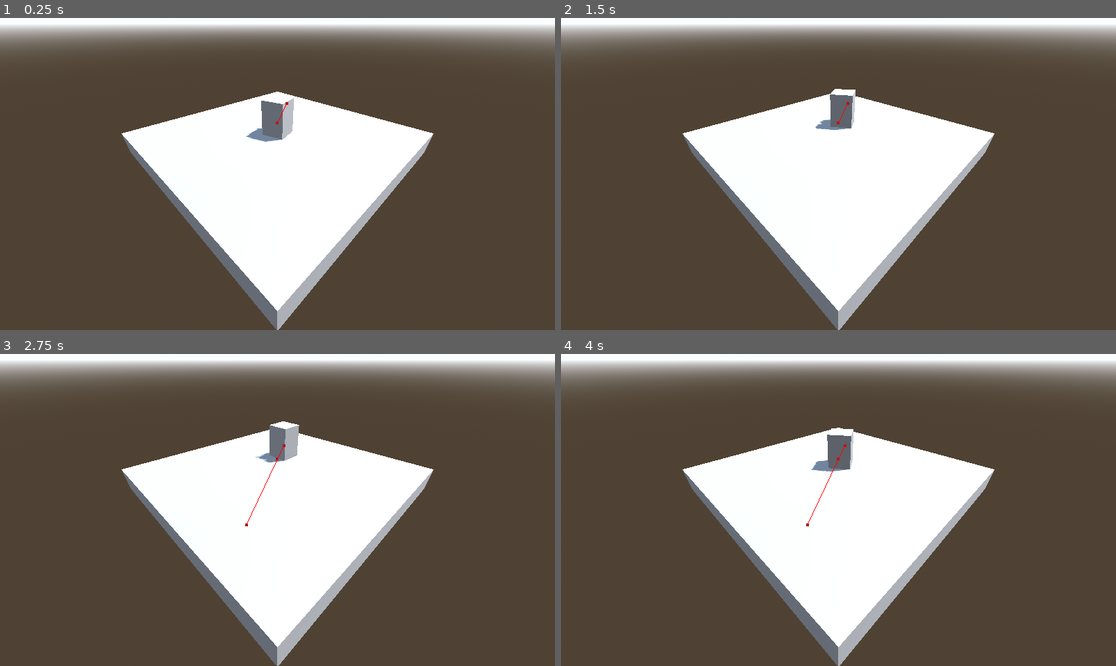
Above: before the commit, frames 1-4 (two rows, left to right).
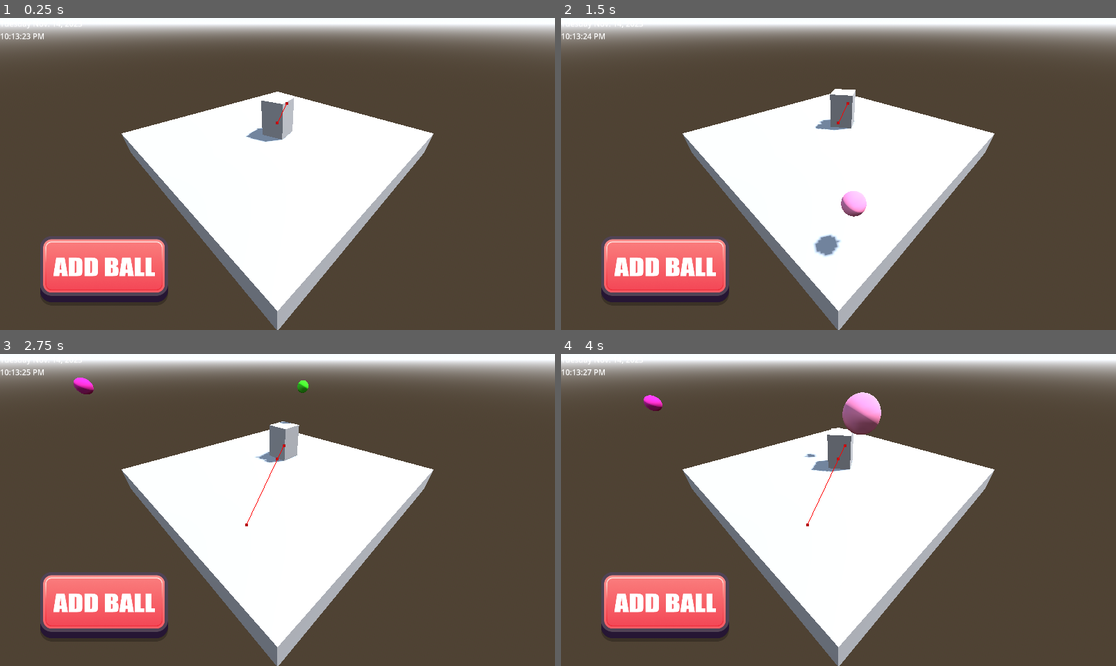
Above: after the commit, the same moments.

Repository: pinklemonadessw/PalPlanner
Game: Godot game, scene res://NavAlpha.tscn
Same seed, same stepped clock (60 frames per second), same inputs: the game is played once before the commit and once after it.
Inputs (mouse positions are in pixels of both pictures, inside the frame that each line leads up to):
- Up to frame 1 (0.25 s): no input
- Up to frame 2 (1.5 s): click (666, 270) at 0.52 s; click (666, 270) at 1.27 s
- Up to frame 3 (2.75 s): click (105, 606) at 2.02 s
- Up to frame 4 (4 s): no input

The runs differ from the first frame. In frame 1, 4.9% of the frame differs, in the area x 0-31%, y 2-92%; in frame 2, 5.4%; in frame 3, 5.1%; in frame 4, 5.7%, in the area x 0-58%, y 2-92%.

Commit message:
VERSION BALL (v.0.0BALL)
testing physics, will likely remove due to pathing issues

Diff:
--- a/NavAlpha.tscn
+++ b/NavAlpha.tscn
@@ -1,7 +1,11 @@
-[gd_scene load_steps=7 format=3 uid="uid://dd5pfl51o0hy1"]
+[gd_scene load_steps=12 format=3 uid="uid://dd5pfl51o0hy1"]
 
 [ext_resource type="PackedScene" uid="uid://y2by6k17p81r" path="res://navigation_alpha_pal_3d.tscn" id="1_1vl7m"]
 [ext_resource type="AudioStream" uid="uid://c5oatnydkhleb" path="res://assets/music/01 - THEM WEATHER BOYS.wav" id="2_0tiy2"]
+[ext_resource type="Script" path="res://time_label.gd" id="3_3kf17"]
+[ext_resource type="Texture2D" uid="uid://c4l0luuui1fb0" path="res://assets/GUI/ADDBALLIDLE.png" id="4_mhklm"]
+[ext_resource type="Texture2D" uid="uid://uu28ry26477q" path="res://assets/GUI/ADDBALLCLICK.png" id="5_hh0ix"]
+[ext_resource type="Script" path="res://add_ball_button.gd" id="6_l4l38"]
 
 [sub_resource type="NavigationMesh" id="NavigationMesh_7ake1"]
 vertices = PackedVector3Array(-4.5, 0.5, -4.5, -4.5, 0.5, 4.5, 4.5, 0.5, 4.5, 4.5, 0.5, -4.5)
@@ -20,6 +24,8 @@
 background_color = Color(0.742911, 0.823012, 0.567968, 1)
 background_energy_multiplier = 1.54
 sky = SubResource("Sky_0y18s")
+
+[sub_resource type="GDScript" id="GDScript_c1q4s"]
 
 [node name="NavigationRegion3D" type="NavigationRegion3D"]
 navigation_mesh = SubResource("NavigationMesh_7ake1")
@@ -46,3 +52,24 @@
 stream = ExtResource("2_0tiy2")
 volume_db = -7.97
 autoplay = true
+
+[node name="HUD" type="CanvasLayer" parent="."]
+script = SubResource("GDScript_c1q4s")
+
+[node name="TimeLabel" type="Label" parent="HUD"]
+offset_right = 296.0
+offset_bottom = 142.0
+script = ExtResource("3_3kf17")
+
+[node name="AddBallButton" type="TextureButton" parent="HUD"]
+z_as_relative = false
+offset_left = 83.0
+offset_top = 453.0
+offset_right = 563.0
+offset_bottom = 713.0
+scale = Vector2(0.553653, 0.553653)
+texture_normal = ExtResource("4_mhklm")
+texture_pressed = ExtResource("5_hh0ix")
+ignore_texture_size = true
+stretch_mode = 0
+script = ExtResource("6_l4l38")
--- /dev/null
+++ b/add_ball_button.gd
@@ -0,0 +1,34 @@
+extends TextureButton
+
+# Preload your Ball scene.
+var BallScene: PackedScene = preload("res://Ball.tscn")
+
+func _pressed() -> void:
+	# Instance the ball.
+	var ball = BallScene.instantiate()
+
+	# Set a random spawn position using the local transform (since the ball isn't in the tree yet).
+	var x = randf_range(-5.0, 5.0)
+	var y = 5.0  # Spawn height so it falls under gravity.
+	var z = randf_range(-5.0, 5.0)
+	# Modify the ball's transform rather than its global_transform.
+	var new_transform = ball.transform
+	new_transform.origin = Vector3(x, y, z)
+	ball.transform = new_transform
+
+	# Generate a random color.
+	var random_color = Color(randf(), randf(), randf(), 1.0)
+	# Assume the MeshInstance3D is a direct child of the Ball node named "MeshInstance3D".
+	var mesh_instance = ball.get_node_or_null("MeshInstance3D")
+	if mesh_instance:
+		var material = StandardMaterial3D.new()
+		material.albedo_color = random_color
+		mesh_instance.material_override = material
+
+	# Try to add the ball to a node named "NavigationRegion3D".
+	var room = get_tree().current_scene.get_node_or_null("NavigationRegion3D")
+	if room:
+		room.add_child(ball)
+	else:
+		# If "NavigationRegion3D" isn't found, add it directly to the current scene.
+		get_tree().current_scene.add_child(ball)
--- a/alpha_pal_3d.gd
+++ b/alpha_pal_3d.gd
@@ -11,6 +11,12 @@
 	_set_random_target()
 
 func _physics_process(delta: float) -> void:
+	# Ensure the navigation map has been synchronized.
+	var nav_map = navigation_agent_3d.get_navigation_map()
+	if NavigationServer3D.map_get_iteration_id(nav_map) == 0:
+		# Navigation map not ready yet – skip processing this frame.
+		return
+
 	# When we have reached the current target, choose a new random target.
 	if navigation_agent_3d.is_target_reached():
 		_set_random_target()
--- /dev/null
+++ b/ball.tscn
@@ -0,0 +1,26 @@
+[gd_scene load_steps=4 format=3 uid="uid://bigvqmean55cu"]
+
+[sub_resource type="PhysicsMaterial" id="PhysicsMaterial_8jywp"]
+friction = 0.0
+bounce = 0.99
+
+[sub_resource type="SphereMesh" id="SphereMesh_0ph33"]
+radius = 0.25
+height = 0.5
+
+[sub_resource type="SphereShape3D" id="SphereShape3D_rpe03"]
+radius = 0.249919
+
+[node name="Ball" type="RigidBody3D"]
+mass = 0.001
+physics_material_override = SubResource("PhysicsMaterial_8jywp")
+gravity_scale = 0.99
+can_sleep = false
+freeze_mode = 1
+linear_damp_mode = 1
+
+[node name="MeshInstance3D" type="MeshInstance3D" parent="."]
+mesh = SubResource("SphereMesh_0ph33")
+
+[node name="CollisionShape3D" type="CollisionShape3D" parent="."]
+shape = SubResource("SphereShape3D_rpe03")
--- /dev/null
+++ b/time_label.gd
@@ -0,0 +1,44 @@
+extends Label
+
+func _ready() -> void:
+	# Create a Timer that fires every second.
+	var timer = Timer.new()
+	timer.wait_time = 1.0
+	timer.one_shot = false
+	timer.autostart = true
+	add_child(timer)
+
+	# Connect the timer's timeout signal to the _update_time function.
+	timer.timeout.connect(_update_time)
+
+	# Do an initial update.
+	_update_time()
+
+func _update_time() -> void:
+	# Retrieve the current date and time as a dictionary (local time).
+	var dt: Dictionary = Time.get_datetime_dict_from_system(false)
+
+	# Arrays to map numeric weekday and month to names.
+	var weekday_names = ["Sunday", "Monday", "Tuesday", "Wednesday", "Thursday", "Friday", "Saturday"]
+	var month_names   = ["Jan.", "Feb.", "Mar.", "Apr.", "May", "Jun.", "Jul.", "Aug.", "Sep.", "Oct.", "Nov.", "Dec."]
+
+	# Format the date string, e.g., "Friday Feb. 7, 2025"
+	var weekday = weekday_names[ dt["weekday"] % weekday_names.size() ]
+	var month   = month_names[ dt["month"] - 1 ]
+	var date_text = "%s %s %d, %d" % [weekday, month, dt["day"], dt["year"]]
+
+	# Convert 24-hour format to 12-hour format with AM/PM.
+	var hour = dt["hour"]
+	var ampm = "AM"
+	if hour >= 12:
+		ampm = "PM"
+		if hour > 12:
+			hour -= 12
+	if hour == 0:
+		hour = 12  # Correct for midnight.
+
+	# Format the time string, e.g., "3:55:07 PM"
+	var time_text = "%d:%02d:%02d %s" % [hour, dt["minute"], dt["second"], ampm]
+
+	# Update the label's text to show the full date and time.
+	text = date_text + "\n" + time_text
Not shown: 1 places in PalPlannerAlpha.tscn that only renumber resources
Binary file added: assets/GUI/ADDBALLCLICK.png
Not shown, added: assets/GUI/ADDBALLCLICK.png.import
Binary file added: assets/GUI/ADDBALLIDLE.png
Not shown, added: assets/GUI/ADDBALLIDLE.png.import
Not shown, changed: .DS_Store
Not shown, added: assets/.DS_Store
